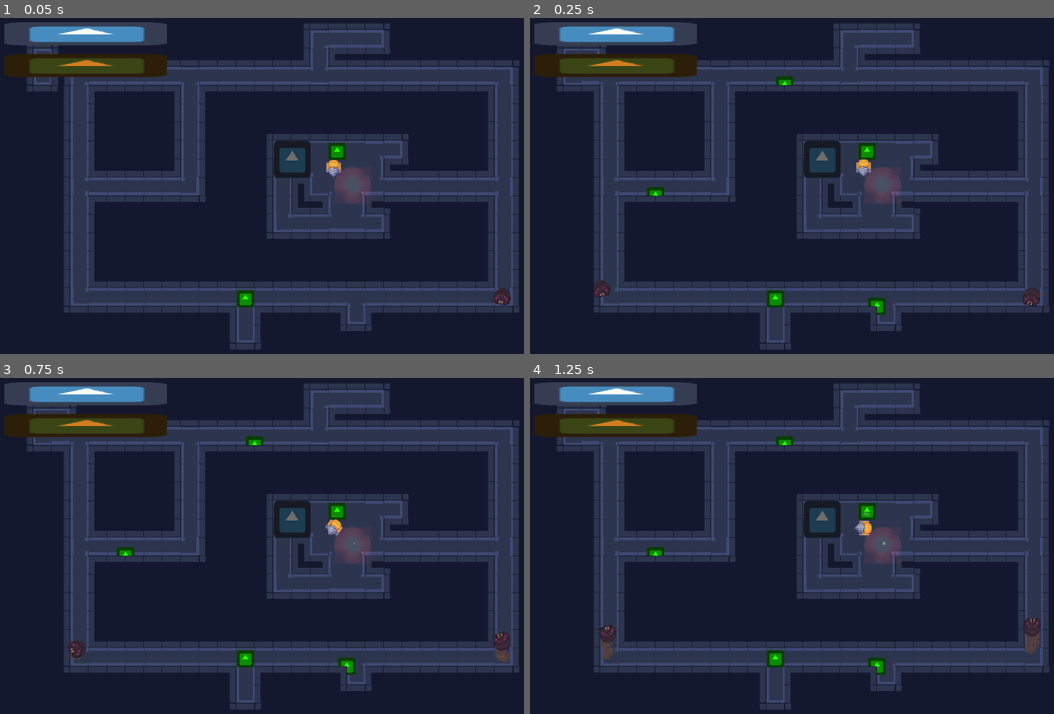
Above: before the commit, frames 1-4 (two rows, left to right).
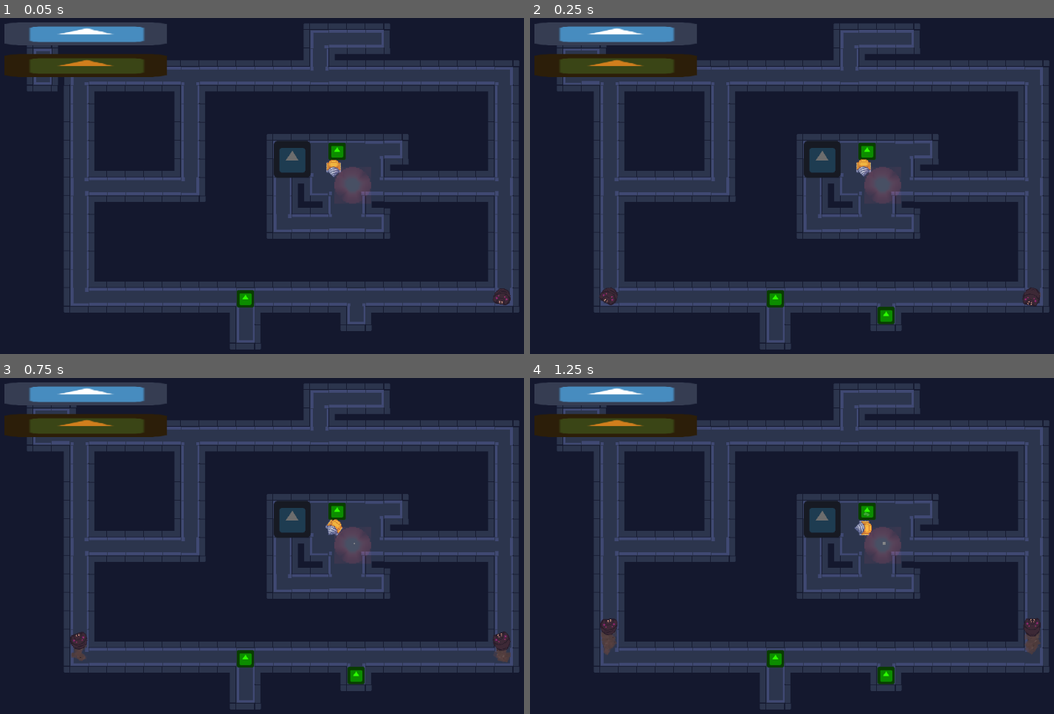
Above: after the commit, the same moments.

Repository: LaTu-Jams/LD54
Game: Godot game, scene res://scenes/Main.tscn
Two runs of this game, one before a commit and one after it. Both use one fixed random seed, a clock stepped at 60 frames per second and the inputs below. The engine's default icon, where the game draws it, is replaced by a stand-in: a white triangle on a blue panel in a dark square.
Inputs:
- Up to frame 1 (0.05 s): no input
- Up to frame 2 (0.25 s): no input
- Up to frame 3 (0.75 s): hold D (turn_right) from 0.53 s (still down); hold Space (Mine) from 0.53 s (still down)
- Up to frame 4 (1.25 s): keep holding D (turn_right); keep holding Space (Mine)

Frame 1 is identical in both runs. In frame 2, 0.6% of the frame differs, in the area x 12-70%, y 17-92%; in frame 3, 0.6%; in frame 4, 0.6%, in the area x 13-70%, y 17-92%.

Commit message:
Fix placing minerals and enemies

Diff:
--- a/scripts/Level.gd
+++ b/scripts/Level.gd
@@ -55,7 +55,7 @@
 			pos = mineral_spawns.get_child(pos).global_position
 			# Center to tile
 			pos = floor_layer.world_to_map(pos)
-			pos = floor_layer.map_to_world(pos)
+			pos = floor_layer.map_to_world(pos) + Vector2.ONE * 16
 			if spawns_taken.find_last(pos) == -1:
 				print("Spawning mineral at %s" % pos)
 				spawns_taken.append(pos)
@@ -78,7 +78,7 @@
 			pos = enemy_spawns.get_child(pos).global_position
 			# Center to tile
 			pos = floor_layer.world_to_map(pos)
-			pos = floor_layer.map_to_world(pos)
+			pos = floor_layer.map_to_world(pos) + Vector2.ONE * 16
 
 			if spawns_taken.find_last(pos) == -1:
 				print("Spawning enemies at %s" % pos)
